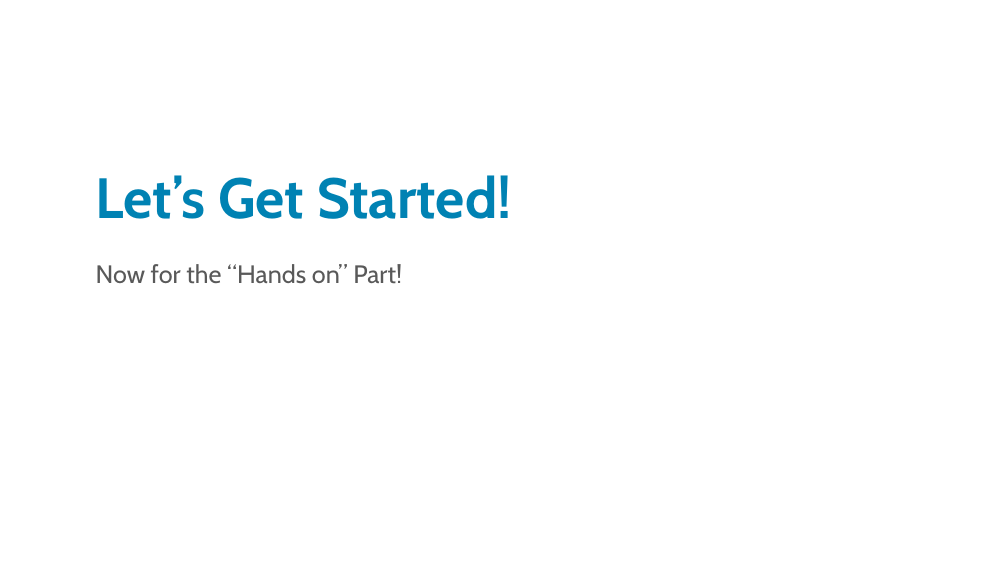
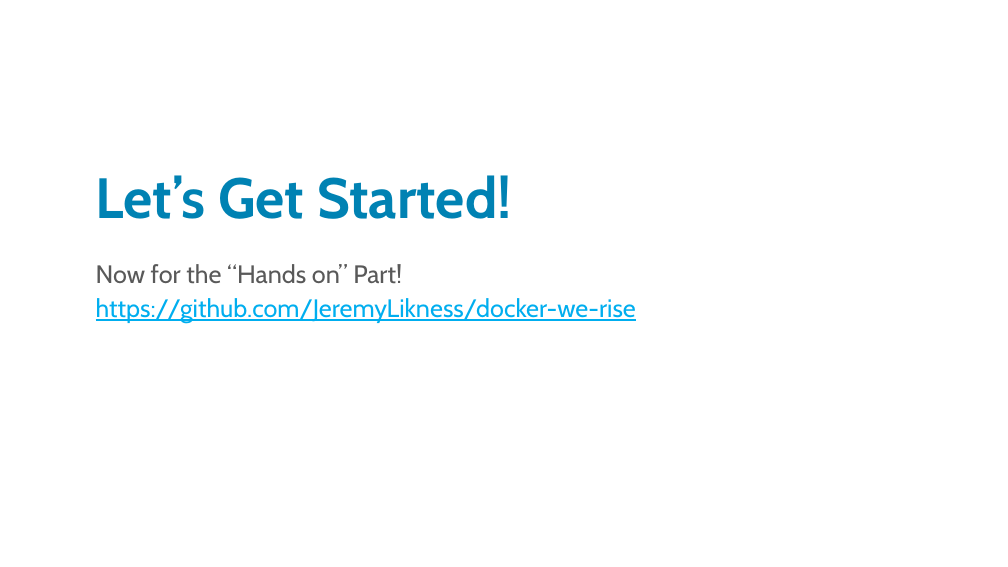
Before and after one commit to JeremyLikness/docker-we-rise, a slide deck: slide 14 of ContainYourExcitement.pptx. Drawn at 1008x567 pixels with LibreOffice and Linux fonts; fonts in the diff are those of the drawing; background and template pictures are left out. Boxes give left, top, right and bottom in pixels: in the first picture for what was removed or moved away, otherwise in the second. Text is boxed around its words. In the diff, an @@ line names an element or a change of style, - is before the commit and + after.

Commit message:
Add github repo

```diff
--- a/ContainYourExcitement.pptx
+++ b/ContainYourExcitement.pptx
@@ text at <box>96,298,636,323</box>: paragraph added @@
+https://github.com/JeremyLikness/docker-we-rise
```
Also in this commit, not shown: 1 other slide changed, 1 other file.
